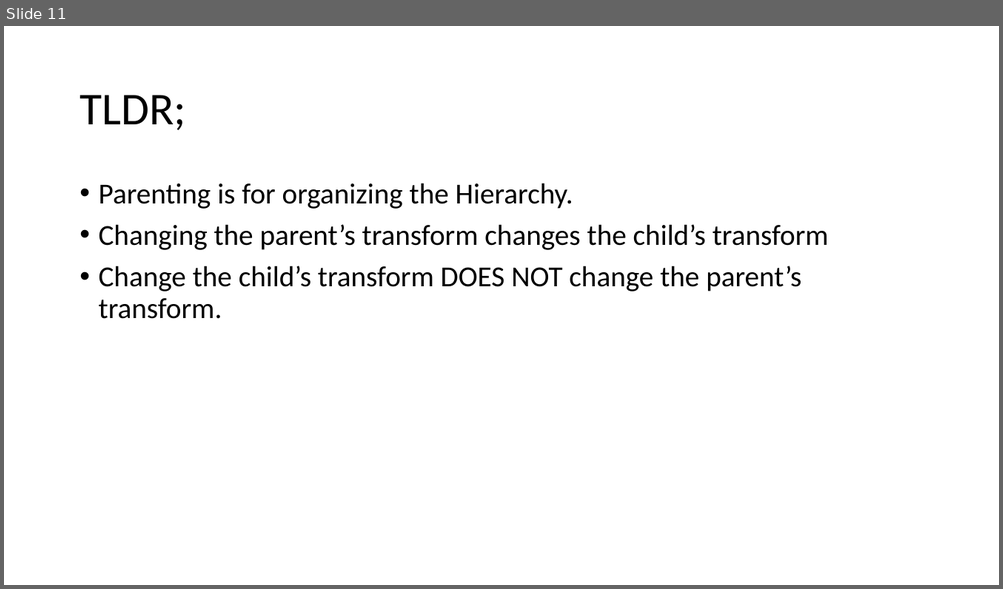
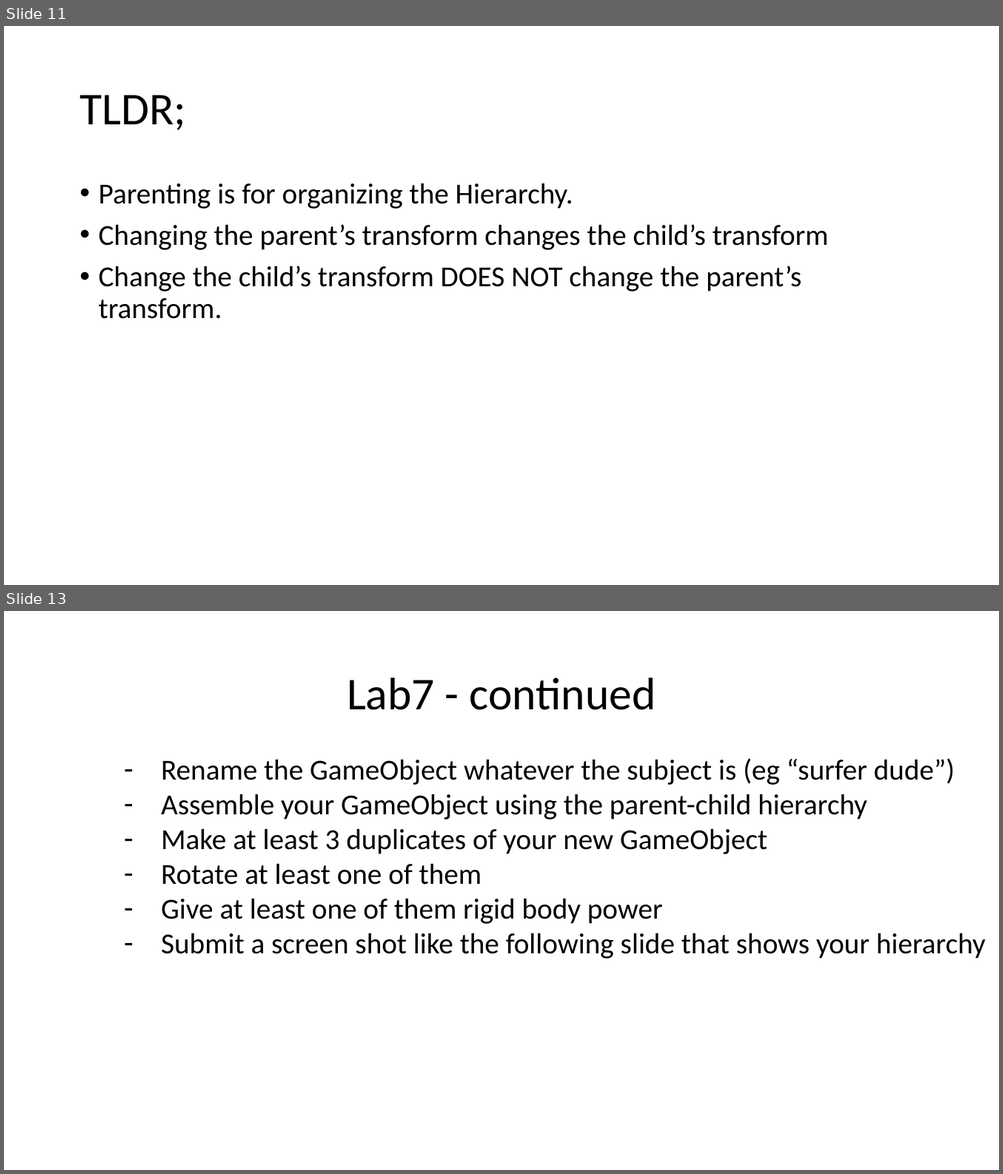
Before and after one commit to gregneat/T21, a slide deck: UnityCurriculum/7. Hierarchy/Parenting.pptx. Shown one above the other, each under a label of ours: slide 11 before the commit, slides 11 and 13 after it; the slides between them are not shown. The pictures are 1003x589 and 1003x1174 pixels, drawn with LibreOffice and Linux fonts; fonts in the diff are those of the drawing. Boxes give left, top, right and bottom in pixels: in the first picture for what was removed or moved away, otherwise in the second. Text is boxed around its words. In the diff, an @@ line names an element or a change of style, - is before the commit and + after.

```diff
--- a/UnityCurriculum/7. Hierarchy/Parenting.pptx
+++ b/UnityCurriculum/7. Hierarchy/Parenting.pptx
@@ slide 13 added at <box>4,611,999,1170</box>, background #FFFFFF @@
@@ title added at <box>347,678,656,710</box>, 44 pt, text #000000 @@
+Lab7 - continued
@@ text added at <box>161,758,985,959</box>, 28 pt, text #000000 @@
+– Rename the GameObject whatever the subject is (eg “surfer dude”)
+– Assemble your GameObject using the parent-child hierarchy
+– Make at least 3 duplicates of your new GameObject
+– Rotate at least one of them
+– Give at least one of them rigid body power
+– Submit a screen shot like the following slide that shows your hierarchy
```
Also in this commit, not shown: 2 other slides added, 4 other files.
